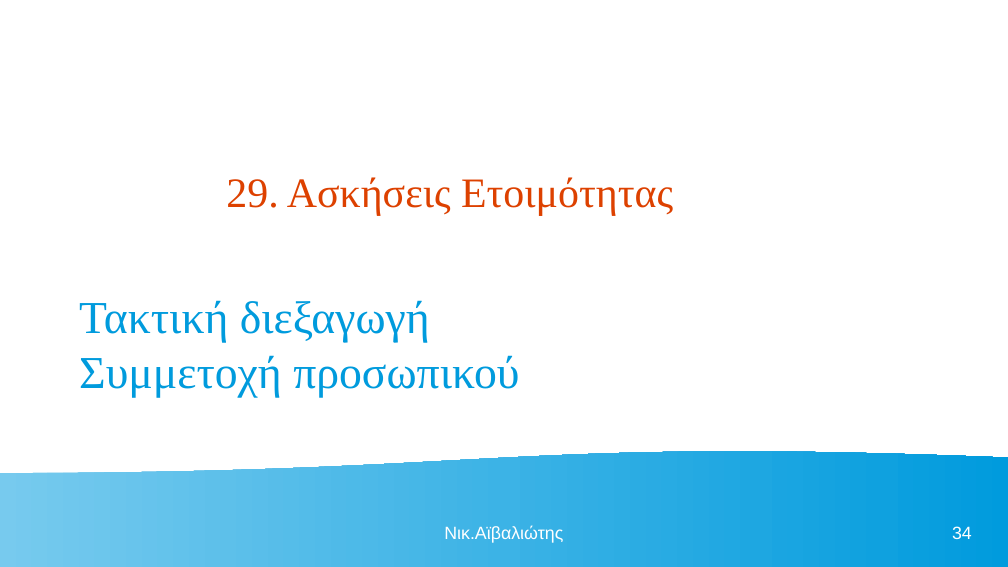
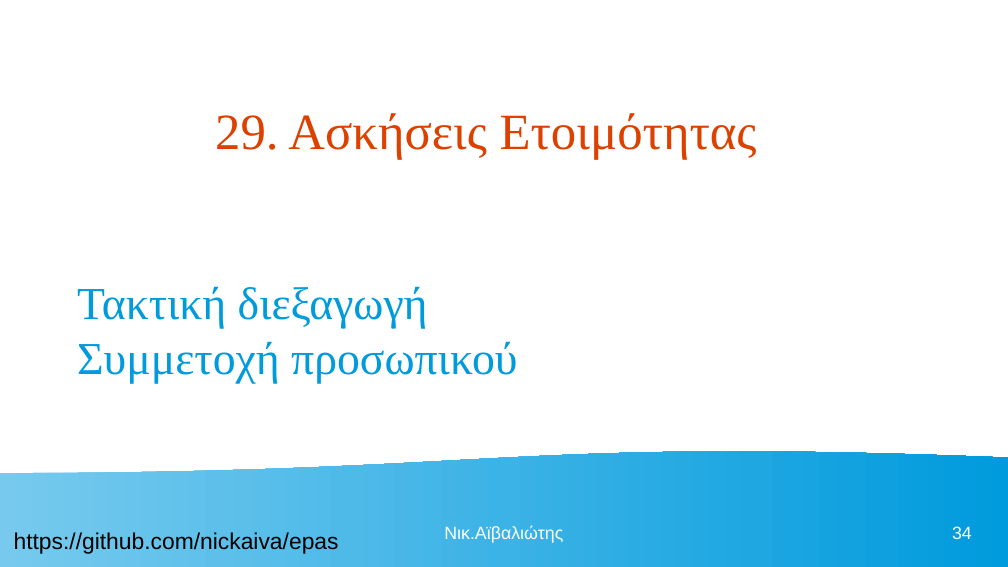
Before and after one commit to nickaiva/epas, a slide deck: slide 34 of ΠΕΡΙΒΑΛΛΟΝ ΕΡΓΑΣΙΑΣ.odp. Drawn at 1008x567 pixels with LibreOffice and Linux fonts; fonts in the diff are those of the drawing. Boxes give left, top, right and bottom in pixels: in the first picture for what was removed or moved away, otherwise in the second. Text is boxed around its words. In the diff, an @@ line names an element or a change of style, - is before the commit and + after.

```diff
--- a/ΠΕΡΙΒΑΛΛΟΝ ΕΡΓΑΣΙΑΣ.odp
+++ b/ΠΕΡΙΒΑΛΛΟΝ ΕΡΓΑΣΙΑΣ.odp
@@ title "29. Ασκήσεις Ετοιμότητας": place and size @@
-title "29. Ασκήσεις Ετοιμότητας" at <box>226,177,673,215</box>
+title "29. Ασκήσεις Ετοιμότητας" at <box>215,113,757,159</box>
@@ title "29. Ασκήσεις Ετοιμότητας" at <box>215,113,757,159</box>: size 33 to 40 pt @@
@@ text "Τακτική διεξαγωγή Συμμετοχή προσωπικού": place and size @@
-text "Τακτική διεξαγωγή Συμμετοχή προσωπικού" at <box>79,300,519,398</box>
+text "Τακτική διεξαγωγή Συμμετοχή προσωπικού" at <box>77,286,517,383</box>
@@ text added at <box>14,532,339,554</box>, 18 pt, text #000000 @@
+https://github.com/nickaiva/epas
```
Also in this commit, not shown: 47 other slides changed.
